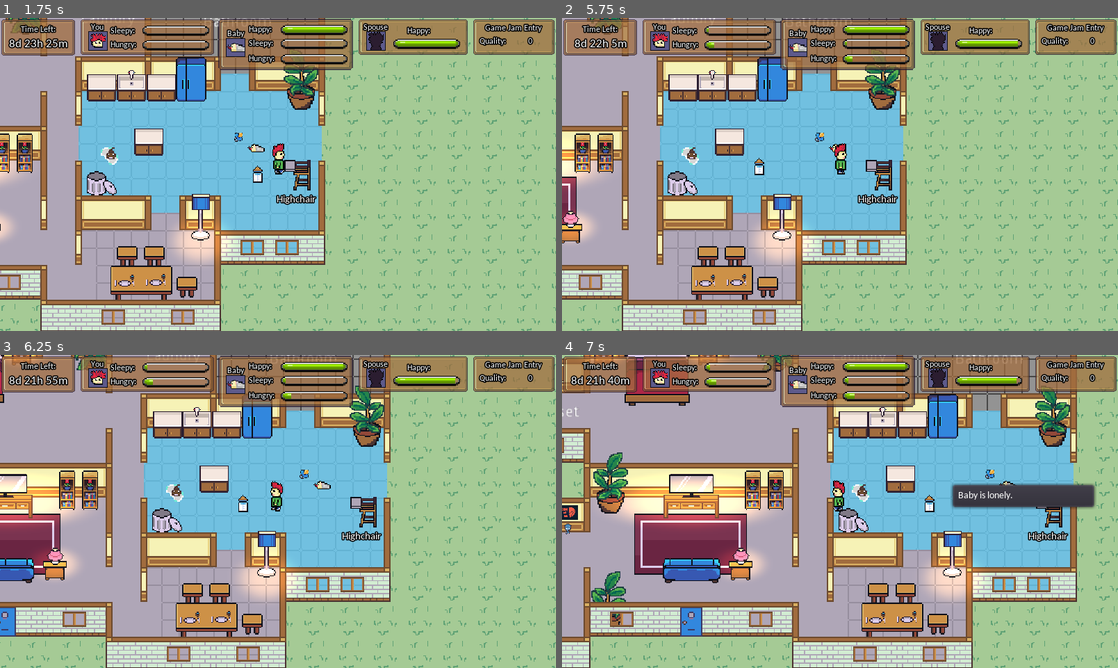
Above: before the commit, frames 1-4 (two rows, left to right).
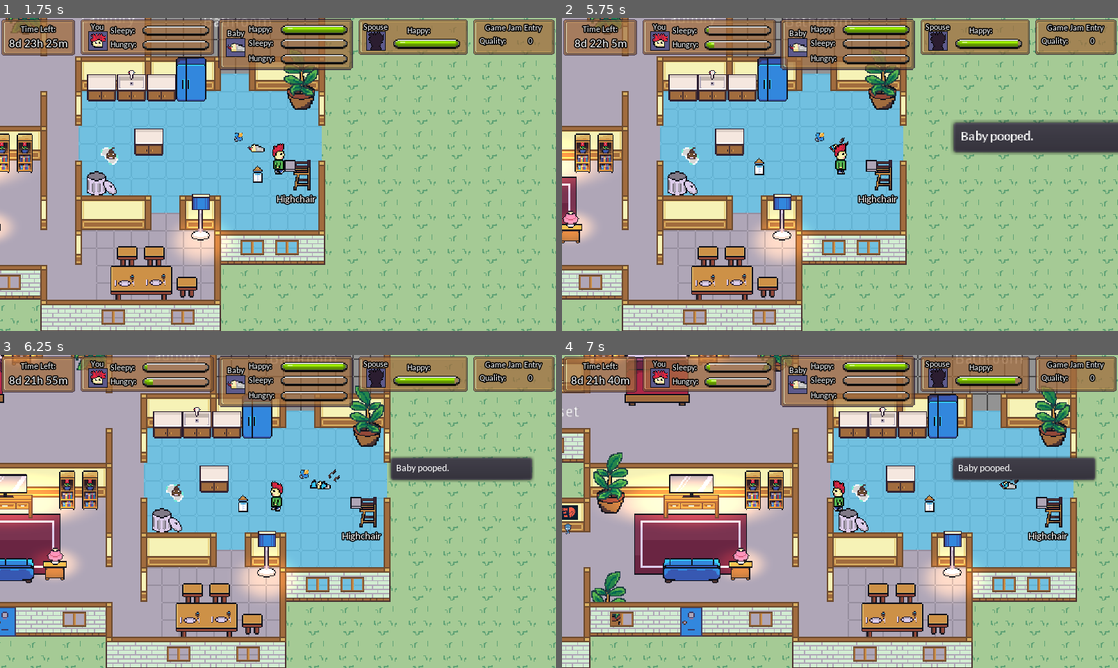
Above: after the commit, the same moments.

Repository: kevinms/godot-wild-jam-24
Game: Godot game, scene res://HouseV2.tscn
Same seed, same stepped clock (60 frames per second), same inputs: the game is played once before the commit and once after it. The engine's default icon, where the game draws it, is replaced by a stand-in: a white triangle on a blue panel in a dark square. Sound files missing from this copy of the repository are replaced by a short silence.
Inputs:
- Up to frame 1 (1.75 s): tap Enter (ui_accept) at 0.5, 0.77, 1.52 s; hold Right (ui_right) from 0.53 s (still down); tap Shift at 0.6 s; tap Ctrl at 1.35 s
- Up to frame 2 (5.75 s): tap Enter (ui_accept) at 2, 3.02, 3.77, 4.52 s; release Right (ui_right) at 2.03 s; hold Left (ui_left) 2.03-2.78 s; tap Alt at 2.1, 4.35 s; hold Right (ui_right) 2.78-4.28 s; tap Shift at 2.85, 5.1 s; tap Ctrl at 3.6 s; hold Left (ui_left) 4.28-5.03 s; hold Right (ui_right) from 5.03 s (still down)
- Up to frame 3 (6.25 s): release Right (ui_right) at 5.78 s; hold Left (ui_left) from 5.78 s (still down); tap Ctrl at 5.85 s; tap Enter (ui_accept) at 6.02 s
- Up to frame 4 (7 s): keep holding Left (ui_left); tap Alt at 6.6 s; tap Enter (ui_accept) at 6.77 s

Frame 1 is identical in both runs. In frame 2, 3.4% of the frame differs, in the area x 48-100%, y 7-44%; in frame 3, 2.3%; in frame 4, 4.4%, in the area x 50-97%, y 7-50%.
Error after the commit: Invalid call. Nonexistent function 'is_sleeping' in base 'StaticBody2D (Baby.gd)'. (res://UI/BabyPanel.gd:12)

Commit message:
Messing with baby sleepiness. There is still a lot to implemented related to it.

Diff:
--- a/Characters/Baby.gd
+++ b/Characters/Baby.gd
@@ -52,7 +52,7 @@
 
 func _on_ConditionTimer_timeout():
 	# There is chance of pooping at nearly any time.
-	if !poopy and randf() < 0.01:
+	if !poopy and randf() < 0.05:
 		poopy = true
 		set_state(State.POOP)
 
--- a/Characters/Baby.tscn
+++ b/Characters/Baby.tscn
@@ -155,7 +155,7 @@
 visible = false
 position = Vector2( -3.69894, -9.36442 )
 frames = SubResource( 8 )
-frame = 1
+frame = 2
 playing = true
 
 [node name="PoopAudio" type="AudioStreamPlayer2D" parent="."]
@@ -166,7 +166,7 @@
 position = Vector2( -4.625, -15.125 )
 rotation = -0.523759
 frames = SubResource( 15 )
-frame = 3
+frame = 4
 playing = true
 
 [node name="Snot" type="Position2D" parent="SleepEffect"]
--- a/UI/BabyPanel.gd
+++ b/UI/BabyPanel.gd
@@ -9,7 +9,14 @@
 
 # Called every simulation minute
 func _on_Timer_timeout():
-	Helper.baby_sleepiness += Helper.baby_sleepiness_per_min
+	if baby.is_sleeping():
+		Helper.baby_sleepiness -= Helper.baby_sleepiness_per_min
+		# Wake up the baby if rested.
+		if Helper.baby_sleepiness <= 0:
+			baby.set_state(baby.State.OBSERVE)
+	else:
+		Helper.baby_sleepiness += Helper.baby_sleepiness_per_min
+
 	Helper.baby_hungriness += Helper.baby_hungriness_per_min
 
 	if baby.is_happy():
Not shown: 1 places in UI/StatsPanel.tscn that only renumber resources
